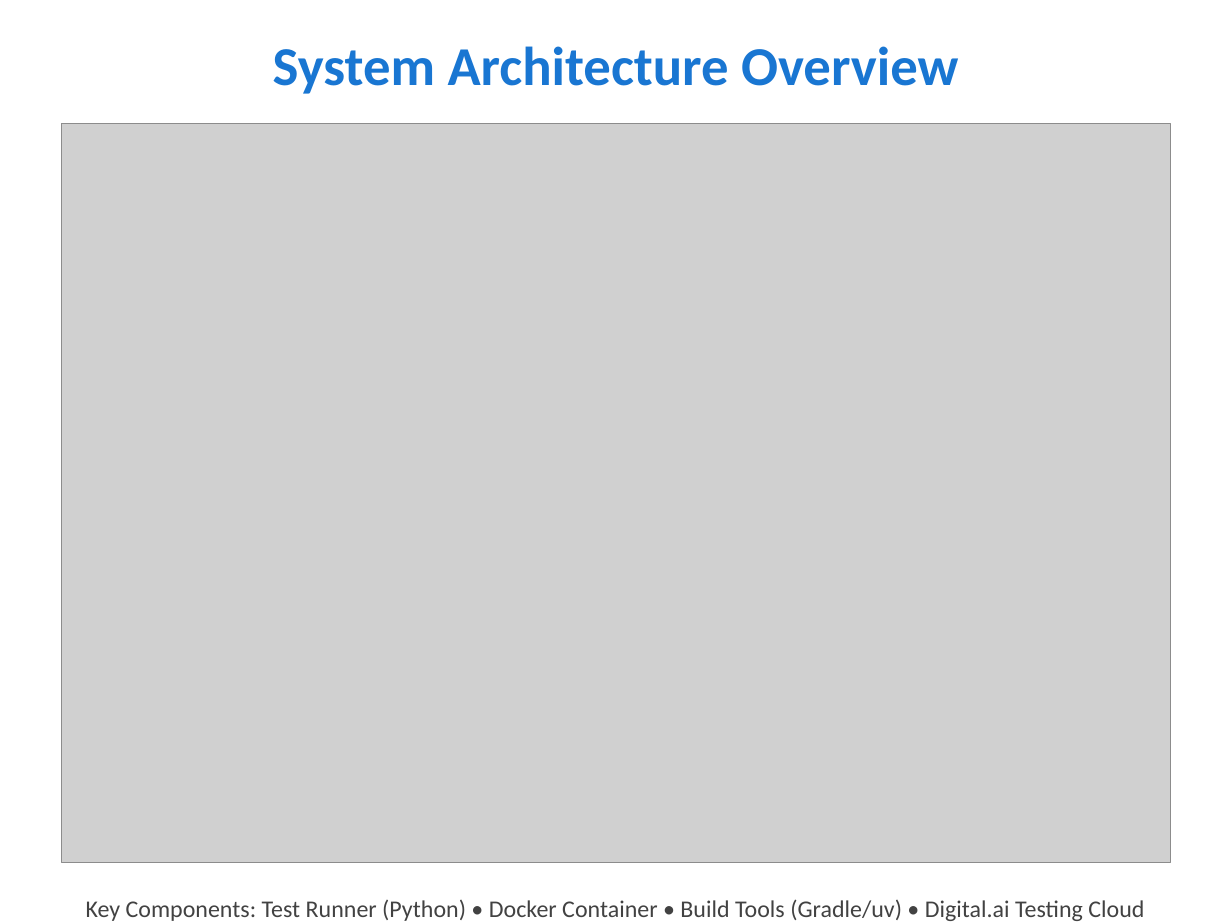
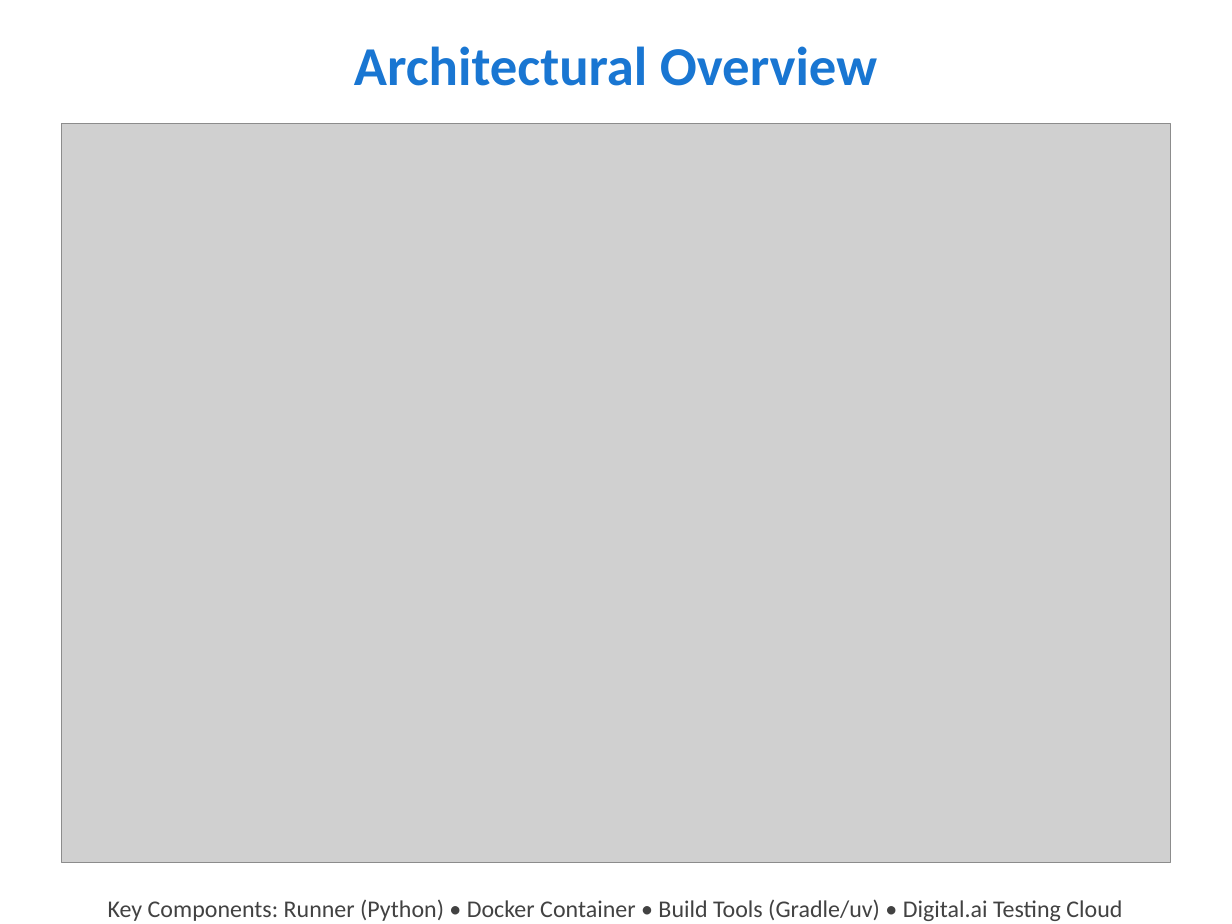
Before and after one commit to ddreakford/CommunityCode-AppiumCodeExamples, a slide deck: slide 2 of architecture/Appium_Samples_InaBox_Architecture.pptx. Drawn at 1232x924 pixels with LibreOffice and Linux fonts; fonts in the diff are those of the drawing; grey boxes stand for pictures. Boxes give left, top, right and bottom in pixels: in the first picture for what was removed or moved away, otherwise in the second. Text is boxed around its words. In the diff, an @@ line names an element or a change of style, - is before the commit and + after.

```diff
--- a/architecture/Appium_Samples_InaBox_Architecture.pptx
+++ b/architecture/Appium_Samples_InaBox_Architecture.pptx
@@ text at bbox=[354, 46, 877, 86]: text changed @@
-System Architecture Overview
+Architectural Overview
@@ text at bbox=[108, 899, 1122, 921]: text changed @@
-Key Components: Test Runner (Python) • Docker Container • Build Tools (Gradle/uv) • Digital.ai Testing Cloud
+Key Components: Runner (Python) • Docker Container • Build Tools (Gradle/uv) • Digital.ai Testing Cloud
```
Also in this commit, not shown: 1 other slide changed, 3 other files.
